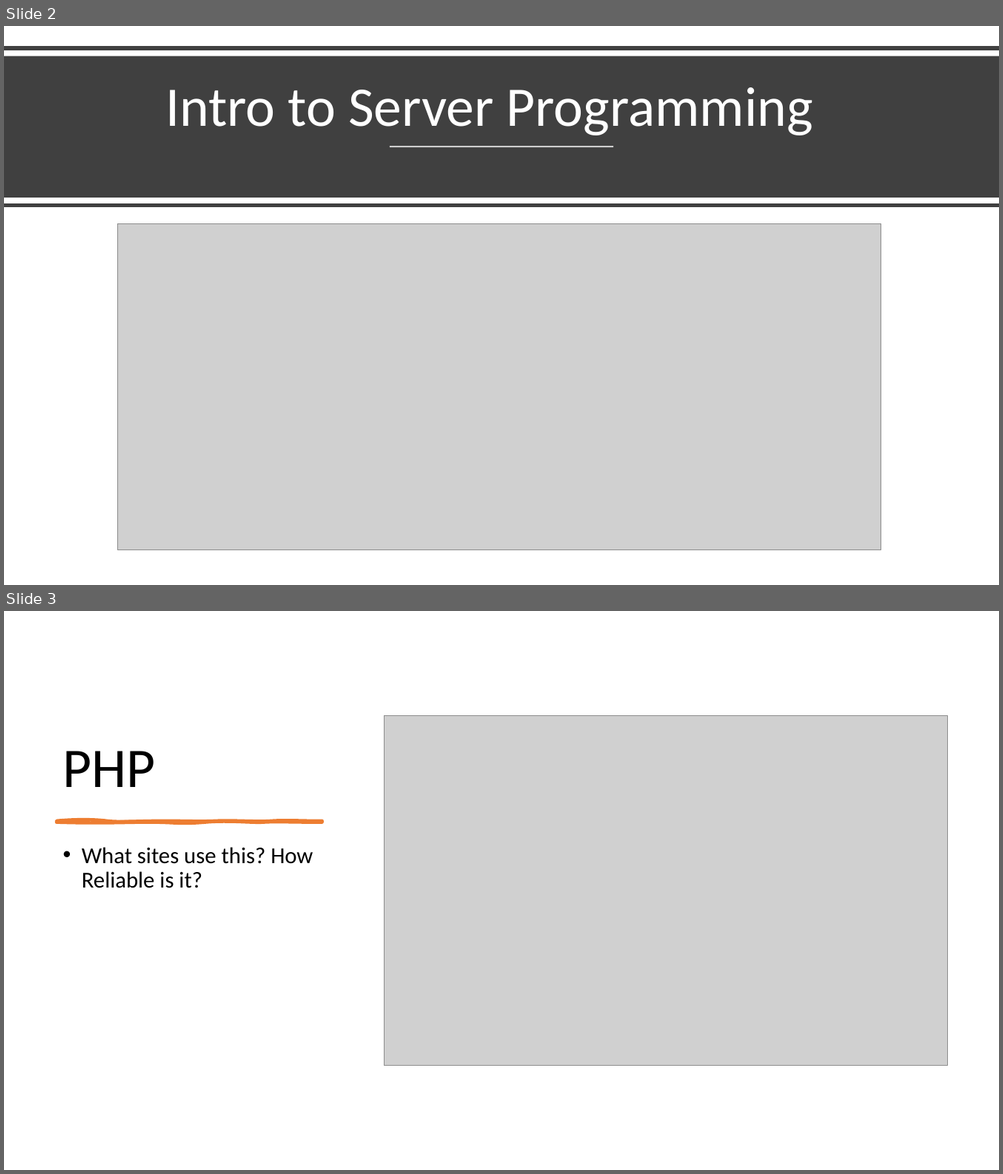
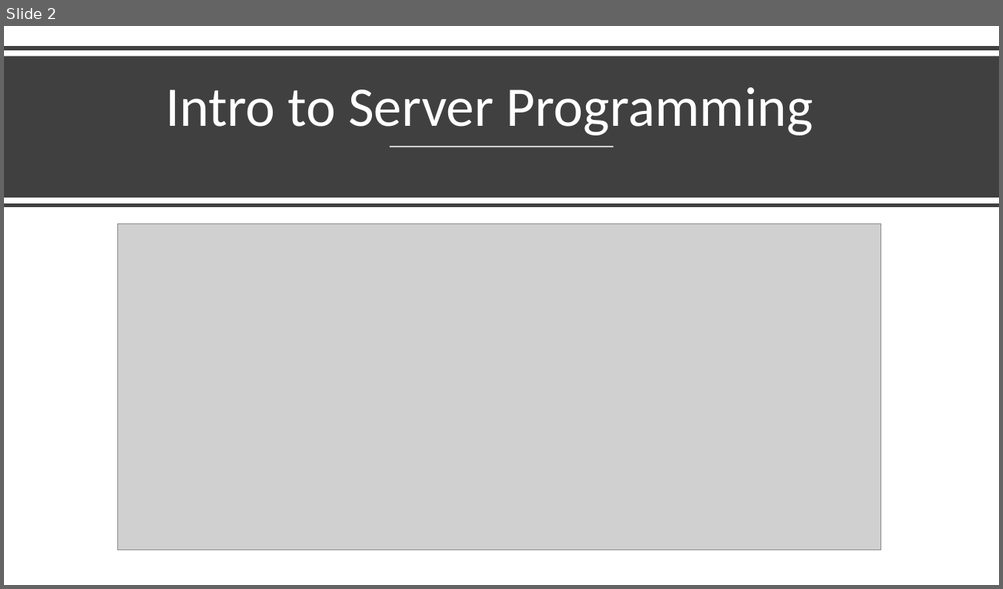
Before and after one commit to Tyler242/tyler242.github.io, a slide deck: server-side-languages.pptx. Shown one above the other, each under a label of ours: slides 2 and 3 before the commit, slide 2 after it. The pictures are 1003x1174 and 1003x589 pixels, drawn with LibreOffice and Linux fonts; fonts in the diff are those of the drawing; grey boxes stand for pictures. Boxes give left, top, right and bottom in pixels: in the first picture for what was removed or moved away, otherwise in the second. Text is boxed around its words. In the diff, an @@ line names an element or a change of style, - is before the commit and + after.

```diff
--- a/server-side-languages.pptx
+++ b/server-side-languages.pptx
@@ slide 3 removed at bbox=[4, 611, 999, 1170], background #FFFFFF @@
@@ picture removed at bbox=[384, 715, 947, 1066] @@
@@ title removed at bbox=[63, 751, 156, 787] @@
-PHP
@@ freeform shape removed at bbox=[57, 820, 322, 822] @@
@@ text removed at bbox=[82, 847, 313, 889] @@
-• What sites use this? How Reliable is it?
```
Also in this commit, not shown: 1 slide changed, 6 slides added, 4 other slides removed.
